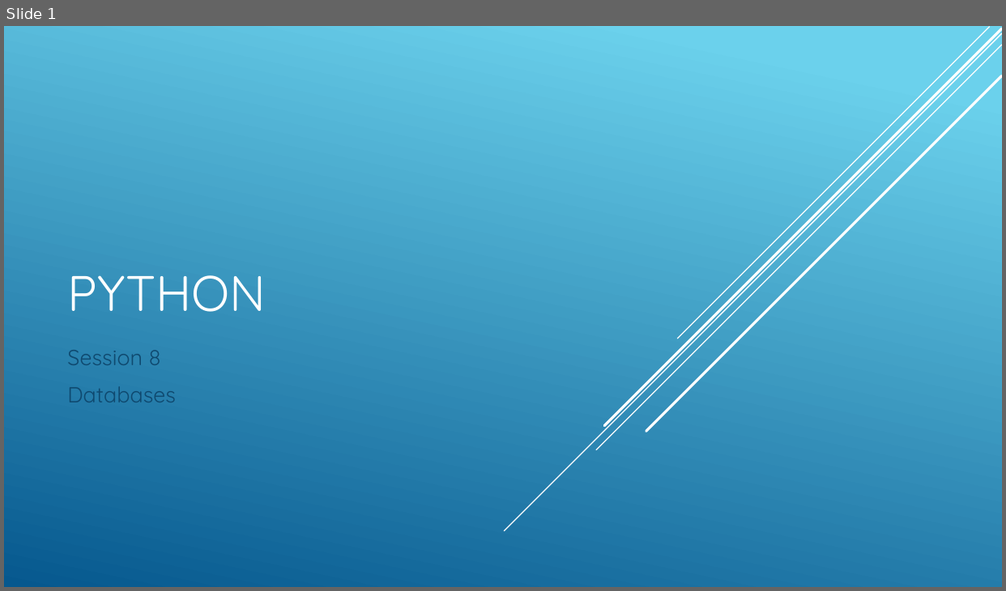
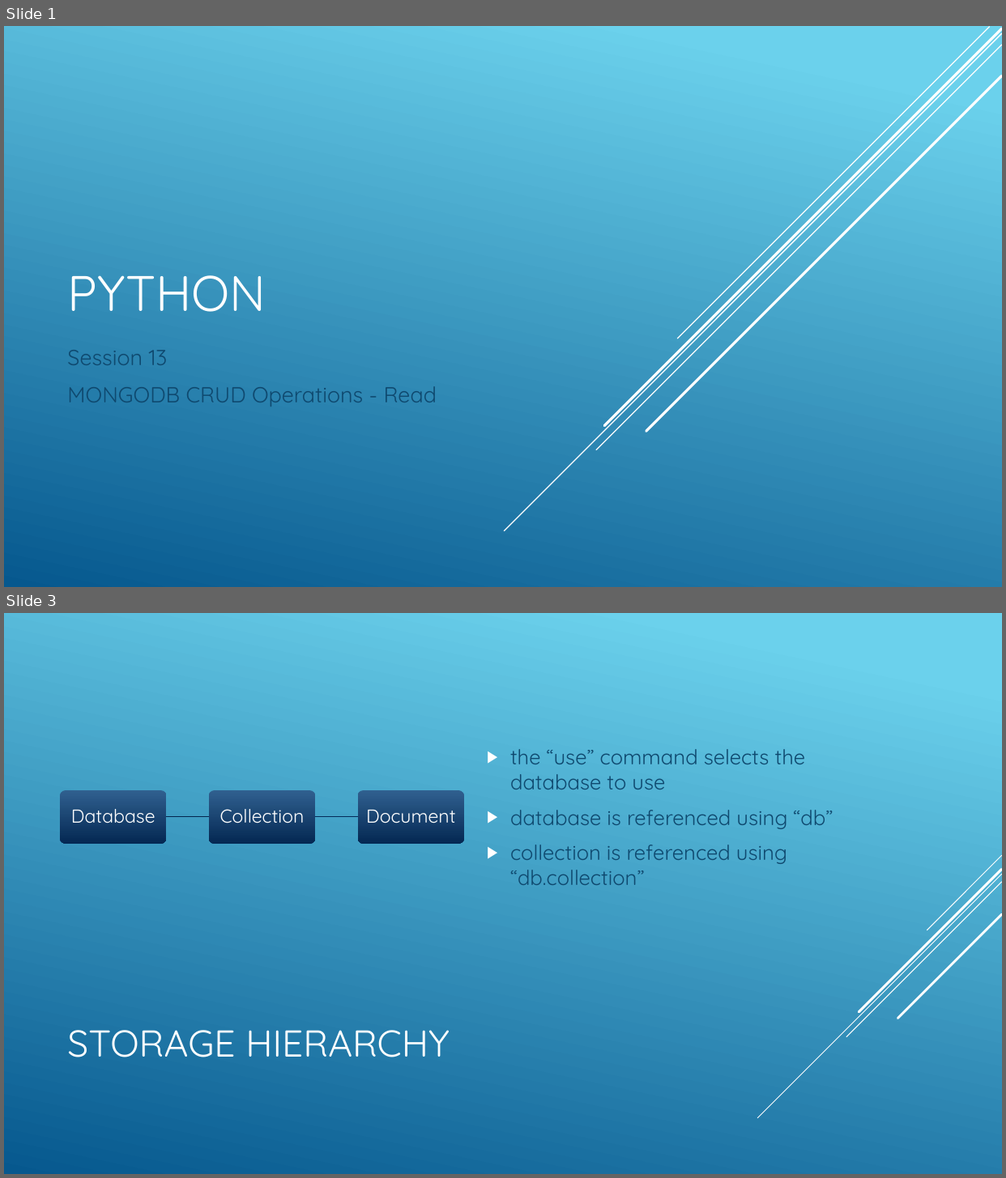
Before and after one commit to cabarca01/PythonDojo, a slide deck: slides/klasse13.pptx. Shown one above the other, each under a label of ours: slide 1 before the commit, slides 1 and 3 after it; the slides between them are not shown. The pictures are 1006x591 and 1006x1178 pixels, drawn with LibreOffice and Linux fonts; fonts in the diff are those of the drawing. Boxes give left, top, right and bottom in pixels: in the first picture for what was removed or moved away, otherwise in the second. Text is boxed around its words. In the diff, an @@ line names an element or a change of style, - is before the commit and + after.

Commit message:
Lesson 13: MongoDB - Read Operations part 1

```diff
--- a/slides/klasse13.pptx
+++ b/slides/klasse13.pptx
@@ slide 3 added at (4,613,1002,1174), background gradient #6ED2EB to #06588E @@
@@ text added at (510,749,833,885), 20 pt, text #0F496F @@
+▶ the “use” command selects the database to use
+▶ database is referenced using “db”
+▶ collection is referenced using “db.collection”
@@ group added at (60,790,464,844): 3 rounded rectangles, 3 texts, 2 freeform shapes @@
+Database
+Collection
+Document
@@ group added at (758,855,1002,1118): 5 lines @@
@@ title added at (67,1030,450,1058), 36 pt, text #FFFFFF @@
+STORAGE HIERARCHY
@@ slide 1 changed as well @@
@@ subtitle at (67,350,437,407): text changed @@
-Session 8
-Databases
+Session 13
+MONGODB CRUD Operations - Read
```
Also in this commit, not shown: 12 other slides added, 3 slides removed, 14 other files.
